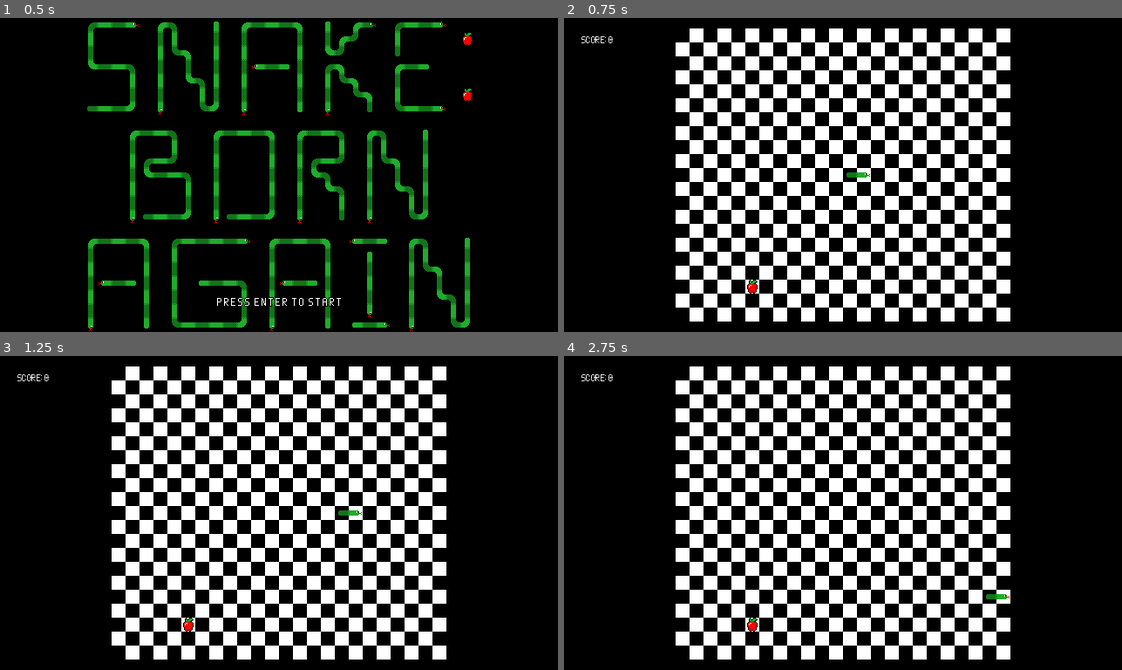
Above: before the commit, frames 1-4 (two rows, left to right).
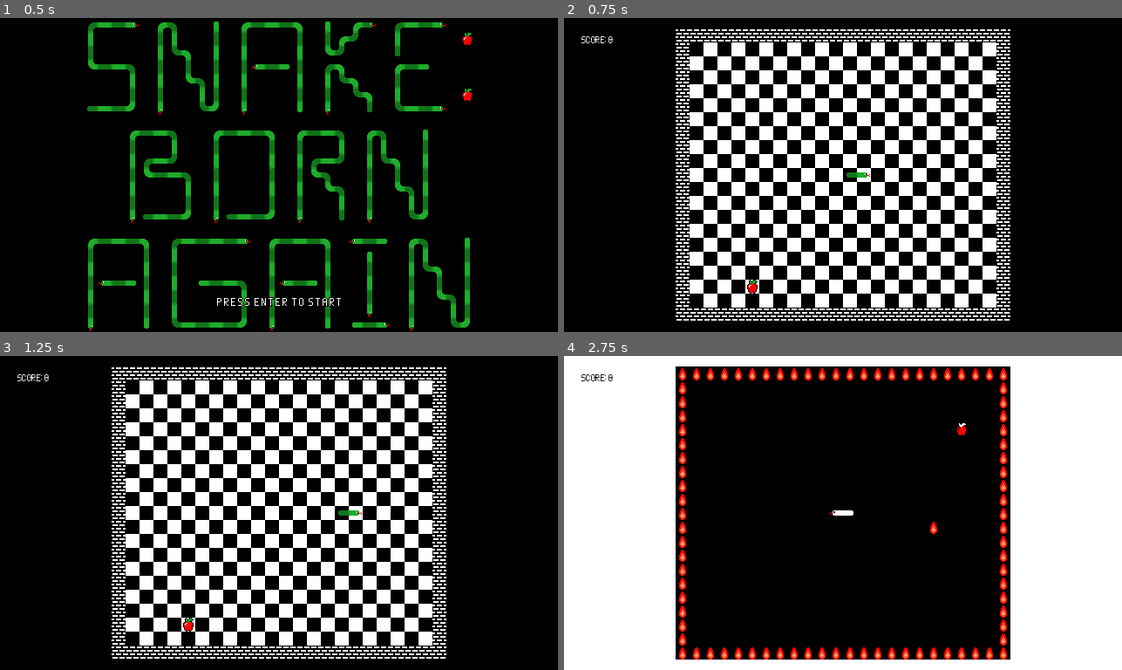
Above: after the commit, the same moments.

Repository: CattacoCattaco/Snake-Reborn
Game: Godot game, scene res://start_menu/start_menu.tscn
Same seed, same stepped clock (60 frames per second), same inputs: the game is played once before the commit and once after it.
Inputs (mouse positions are in pixels of both pictures, inside the frame that each line leads up to):
- Up to frame 1 (0.5 s): no input
- Up to frame 2 (0.75 s): tap Enter (start) at 0.5 s; hold Right (move_right) from 0.53 s (still down); hold Enter (start) from 0.53 s (still down); click (843, 175) at 0.67 s
- Up to frame 3 (1.25 s): keep holding Right (move_right); keep holding Enter (start)
- Up to frame 4 (2.75 s): move the mouse to (731, 528) at 1.27 s; release Right (move_right) at 1.28 s; release Enter (start) at 1.28 s; hold Down (move_down) 1.28-2.03 s; tap Alt at 1.35 s; move the mouse to (898, 443) at 2.02 s; hold Right (move_right) from 2.03 s (still down); tap Shift at 2.1 s

Frame 1 is identical in both runs. In frame 2, 4.8% of the frame differs, in the area x 20-80%, y 3-97%; in frame 3, 4.8%; in frame 4, 74%, in the area x 0-100%, y 0-100%.

Commit message:
Add Walls
Added walls that kill you to the edge of each level, except the ghost level uses fire instead of walls

Diff:
--- a/tile_map/snake_tile_map.gd
+++ b/tile_map/snake_tile_map.gd
@@ -69,6 +69,7 @@
 
 	reset_snake()
 
+	place_walls()
 	place_apple()
 
 	bg.color = get_light_palette().get_image().get_pixel(1, 1)
@@ -103,14 +104,9 @@
 
 func move_snake() -> void:
 	var new_head: Vector2i = snake[0] + current_move_dir
-
-	if not has_tile(new_head):
-		die()
-		return
-
 	var new_head_tile: Tile = get_tile(new_head)
 
-	if snake[-1] != new_head and (new_head_tile.has_snake() or new_head_tile.has_flame()):
+	if snake[-1] != new_head and not new_head_tile.is_safe():
 		die()
 		return
 
@@ -157,6 +153,7 @@
 
 	clear_board()
 	reset_snake()
+	place_walls()
 	place_apple()
 
 	if level == Level.GHOST:
@@ -220,14 +217,36 @@
 	set_tile(snake[-1], sprite_coords, is_light, flip_h, flip_v)
 
 
+func place_walls() -> void:
+	for x in [0, board_size.x - 1]:
+		for y in range(board_size.y):
+			var pos := Vector2i(x, y)
+			if level == Level.GHOST:
+				place_flame_at(pos)
+			else:
+				set_tile(pos, Tile.WALL)
+
+	for y in [0, board_size.y - 1]:
+		for x in range(board_size.x):
+			var pos := Vector2i(x, y)
+			if level == Level.GHOST:
+				place_flame_at(pos)
+			else:
+				set_tile(pos, Tile.WALL)
+
+
 func place_apple() -> void:
 	var pos: Vector2i = get_random_empty_tile()
-	set_tile(pos, Tile.APPLE, true, false, false)
+	set_tile(pos, Tile.APPLE)
 
 
 func place_flame() -> void:
 	var pos: Vector2i = get_random_empty_tile()
-	set_tile(pos, Tile.FLAME, true, false, false)
+	place_flame_at(pos)
+
+
+func place_flame_at(pos: Vector2i) -> void:
+	set_tile(pos, Tile.FLAME)
 	var tile: Tile = get_tile(pos)
 	tile.color_palette = preload("res://tile_map/tile/color_palettes/fire_colors.png")
 
@@ -253,11 +272,11 @@
 
 
 func clear_tile(pos: Vector2i) -> void:
-	set_tile(pos, Tile.EMPTY, false, false, false)
-
-
-func set_tile(pos: Vector2i, sprite_coords: Vector2i, is_light: bool, flip_h: bool, flip_v: bool
-		) -> void:
+	set_tile(pos, Tile.EMPTY)
+
+
+func set_tile(pos: Vector2i, sprite_coords: Vector2i, is_light: bool = true, flip_h: bool = false,
+		flip_v: bool = false) -> void:
 	var tile := get_tile(pos)
 	tile.color_palette = get_light_palette() if is_light else get_dark_palette()
 	tile.sprite_coords = sprite_coords
--- a/tile_map/tile/tile.gd
+++ b/tile_map/tile/tile.gd
@@ -20,6 +20,7 @@
 
 const APPLE := Vector2i(5, 0)
 const FLAME := Vector2i(6, 0)
+const WALL := Vector2i(6, 1)
 
 const EMPTY := Vector2i(5, 1)
 
@@ -77,6 +78,10 @@
 	fg_sprite.use_parent_material = true
 
 
+func is_safe() -> bool:
+	return is_empty() or has_apple()
+
+
 func has_snake() -> bool:
 	return sprite_coords.x in SNAKE_PART_COLUMNS
 
Binary file changed: tile_map/tile/sprites/tiles.png
